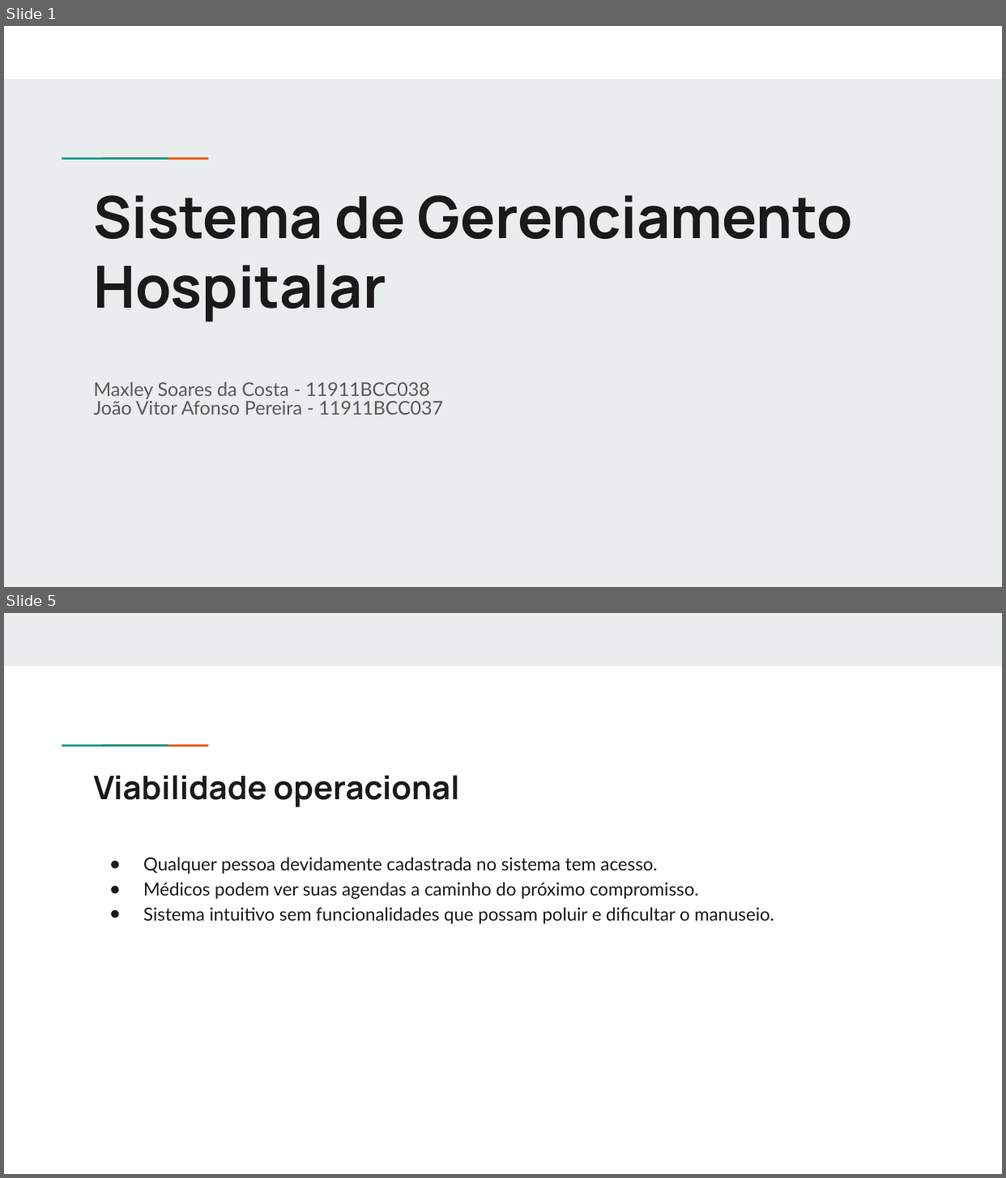
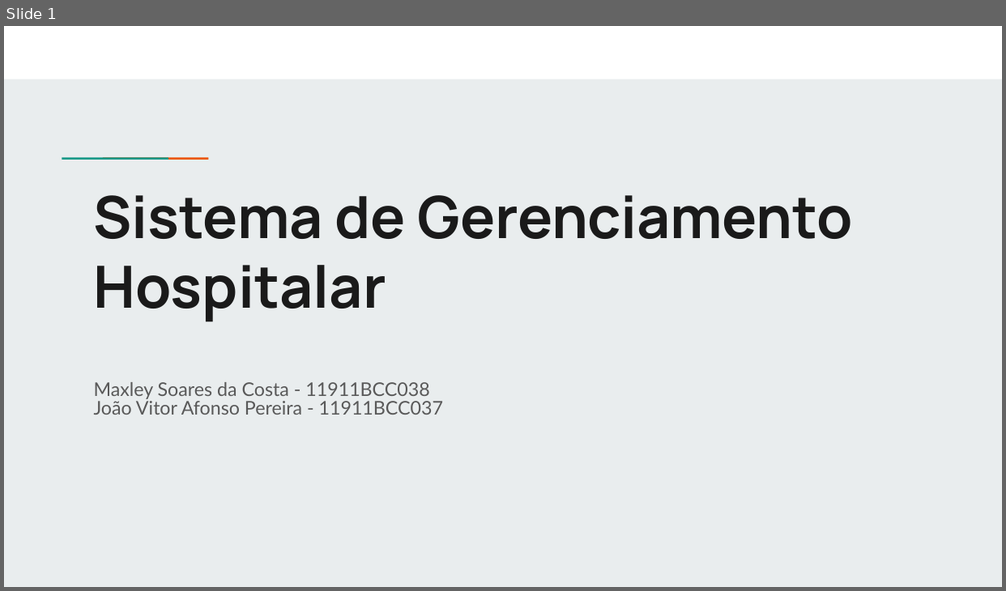
Before and after one commit to MaxCosta0/modelagem-de-software, a slide deck: Apresentacao SGH.pptx. Shown one above the other, each under a label of ours: slides 1 and 5 before the commit, slide 1 after it; the slides between them are not shown. The pictures are 1006x1178 and 1006x591 pixels, drawn with LibreOffice and Linux fonts; fonts in the diff are those of the drawing. Boxes give left, top, right and bottom in pixels: in the first picture for what was removed or moved away, otherwise in the second. Text is boxed around its words. In the diff, an @@ line names an element or a change of style, - is before the commit and + after.

```diff
--- a/Apresentacao SGH.pptx
+++ b/Apresentacao SGH.pptx
@@ slide 5 removed at box(4, 613, 1002, 1174), background #FFFFFF; not listed: 2 template elements that a slide beside it also shows @@
@@ rectangle removed at box(4, 613, 1002, 666) @@
@@ title removed at box(94, 775, 460, 807) @@
-Viabilidade operacional
@@ text removed at box(143, 857, 774, 924) @@
-● Qualquer pessoa devidamente cadastrada no sistema tem acesso.
-● Médicos podem ver suas agendas a caminho do próximo compromisso.
-● Sistema intuitivo sem funcionalidades que possam poluir e dificultar o manuseio.
```
Also in this commit, not shown: 3 slides changed, 2 slides added, 2 other slides removed, 2 other files.
